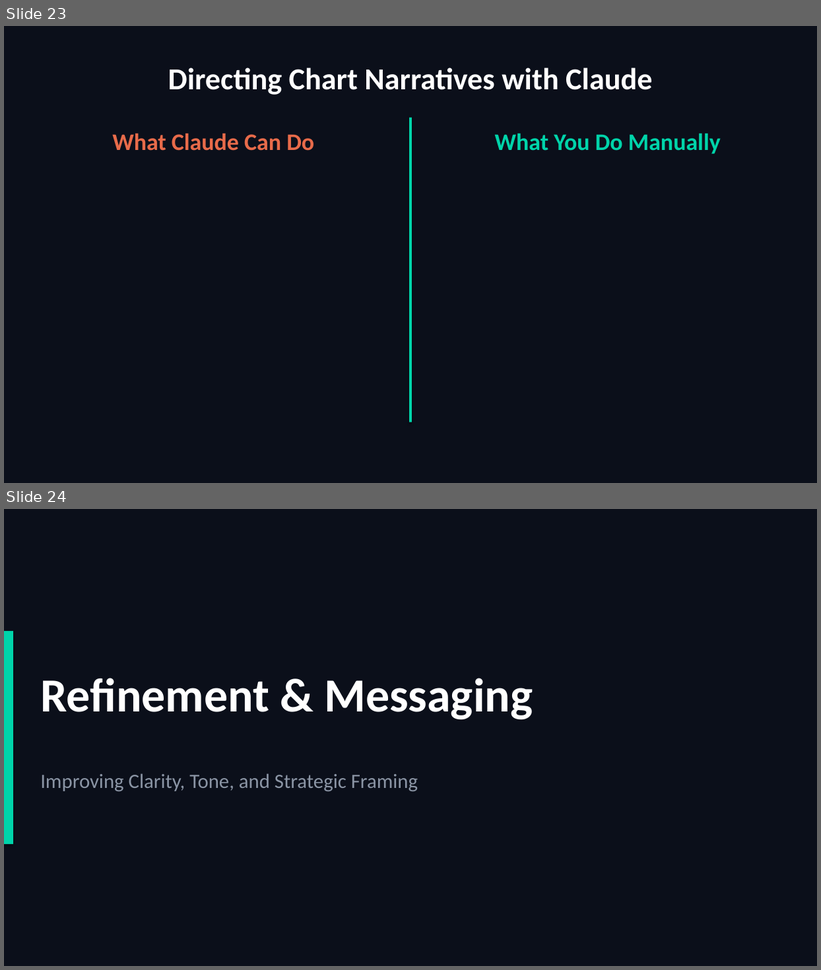
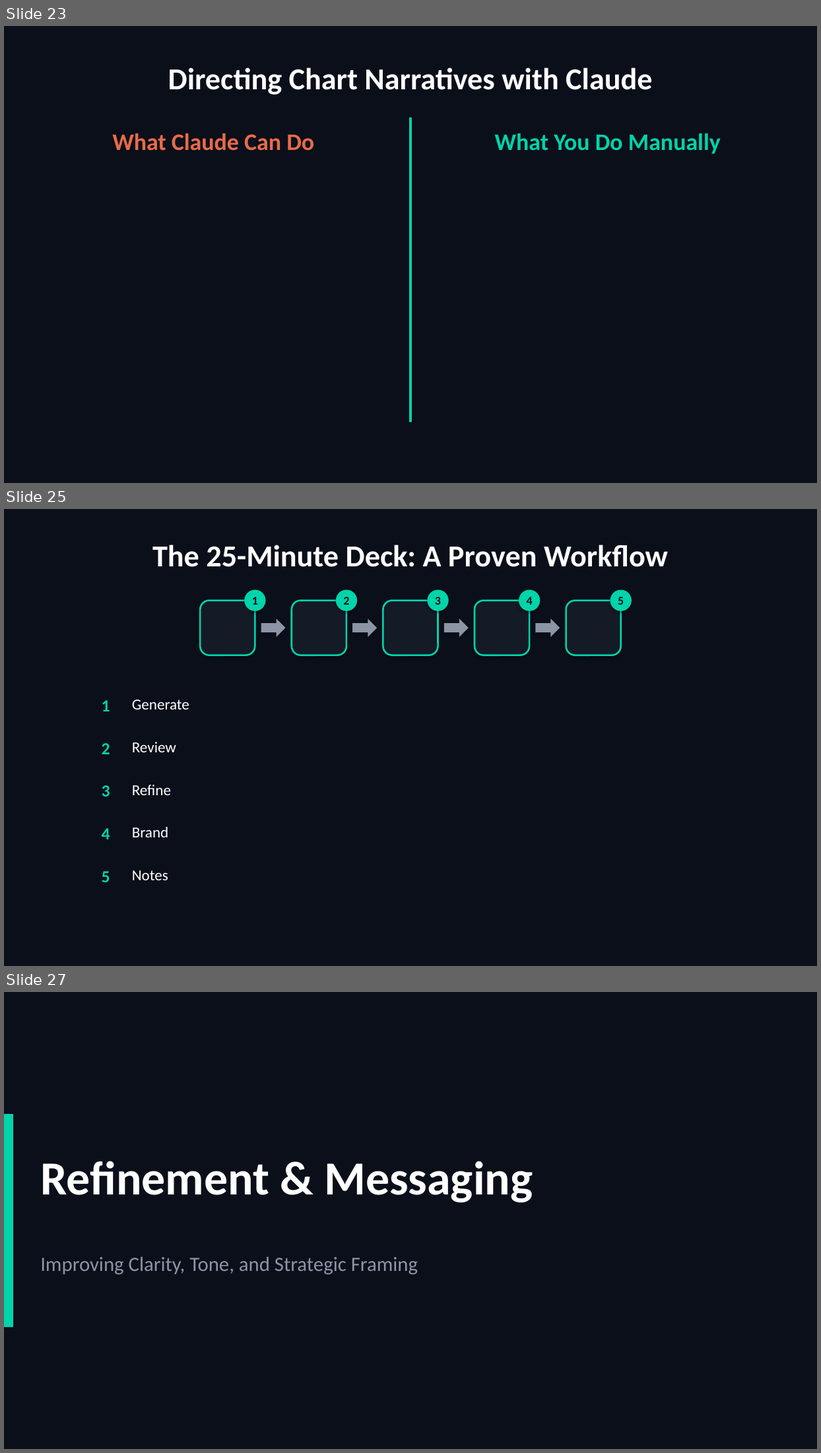
Before and after one commit to scottrhay/AIA-ClaudeCopilot, a slide deck: slides/Business Users/S3_PowerPoint_Executive.pptx. Shown one above the other, each under a label of ours: slides 23 and 24 before the commit, slides 23, 25 and 27 after it; the slides between them are not shown. The pictures are 821x970 and 821x1453 pixels, drawn with LibreOffice and Linux fonts; fonts in the diff are those of the drawing. Boxes give left, top, right and bottom in pixels: in the first picture for what was removed or moved away, otherwise in the second. Text is boxed around its words. In the diff, an @@ line names an element or a change of style, - is before the commit and + after.

```diff
--- a/slides/Business Users/S3_PowerPoint_Executive.pptx
+++ b/slides/Business Users/S3_PowerPoint_Executive.pptx
@@ slide 25 added at <box>4,509,817,966</box>, background #0B0F1A @@
@@ text added at <box>152,545,668,567</box>, 36 pt, text #FFFFFF, bold @@
+The 25-Minute Deck: A Proven Workflow
@@ rounded rectangle added at <box>201,601,255,656</box>, fill #141A26, outline #00D4AA 2 pt @@
@@ ellipse added at <box>244,590,265,611</box>, fill #00D4AA @@
@@ text added at <box>252,597,258,605</box>, 14 pt, text #0B0F1A, bold @@
+1
@@ rounded rectangle added at <box>292,601,347,656</box>, fill #141A26, outline #00D4AA 2 pt @@
@@ ellipse added at <box>336,590,357,611</box>, fill #00D4AA @@
@@ text added at <box>343,597,349,605</box>, 14 pt, text #0B0F1A, bold @@
+2
@@ rounded rectangle added at <box>384,601,438,656</box>, fill #141A26, outline #00D4AA 2 pt @@
@@ ellipse added at <box>427,590,449,611</box>, fill #00D4AA @@
@@ text added at <box>435,597,441,605</box>, 14 pt, text #0B0F1A, bold @@
+3
@@ rounded rectangle added at <box>475,601,530,656</box>, fill #141A26, outline #00D4AA 2 pt @@
@@ ellipse added at <box>519,590,540,611</box>, fill #00D4AA @@
@@ text added at <box>527,597,533,605</box>, 14 pt, text #0B0F1A, bold @@
+4
@@ rounded rectangle added at <box>566,601,621,656</box>, fill #141A26, outline #00D4AA 2 pt @@
@@ ellipse added at <box>611,590,632,611</box>, fill #00D4AA @@
@@ text added at <box>618,597,624,605</box>, 14 pt, text #0B0F1A, bold @@
+5
@@ right arrow added at <box>261,619,286,637</box>, fill #8B95A5 @@
@@ right arrow added at <box>353,619,378,637</box>, fill #8B95A5 @@
@@ right arrow added at <box>444,619,469,637</box>, fill #8B95A5 @@
@@ right arrow added at <box>536,619,560,637</box>, fill #8B95A5 @@
@@ text added at <box>102,700,110,712</box>, 20 pt, text #00D4AA, bold @@
+1
@@ text added at <box>132,700,189,710</box>, 18 pt, text #FFFFFF @@
+Generate
@@ text added at <box>102,743,110,755</box>, 20 pt, text #00D4AA, bold @@
+2
@@ text added at <box>132,742,176,753</box>, 18 pt, text #FFFFFF @@
+Review
@@ text added at <box>102,786,110,797</box>, 20 pt, text #00D4AA, bold @@
+3
@@ text added at <box>132,785,171,795</box>, 18 pt, text #FFFFFF @@
+Refine
@@ text added at <box>102,828,110,840</box>, 20 pt, text #00D4AA, bold @@
+4
@@ text added at <box>132,827,168,838</box>, 18 pt, text #FFFFFF @@
+Brand
@@ text added at <box>102,871,110,883</box>, 20 pt, text #00D4AA, bold @@
+5
@@ text added at <box>132,871,168,881</box>, 18 pt, text #FFFFFF @@
+Notes
@@ what was slide 24 is now slide 27 @@
```
Also in this commit, not shown: 1 slide changed, 3 other slides added, 1 other file.
